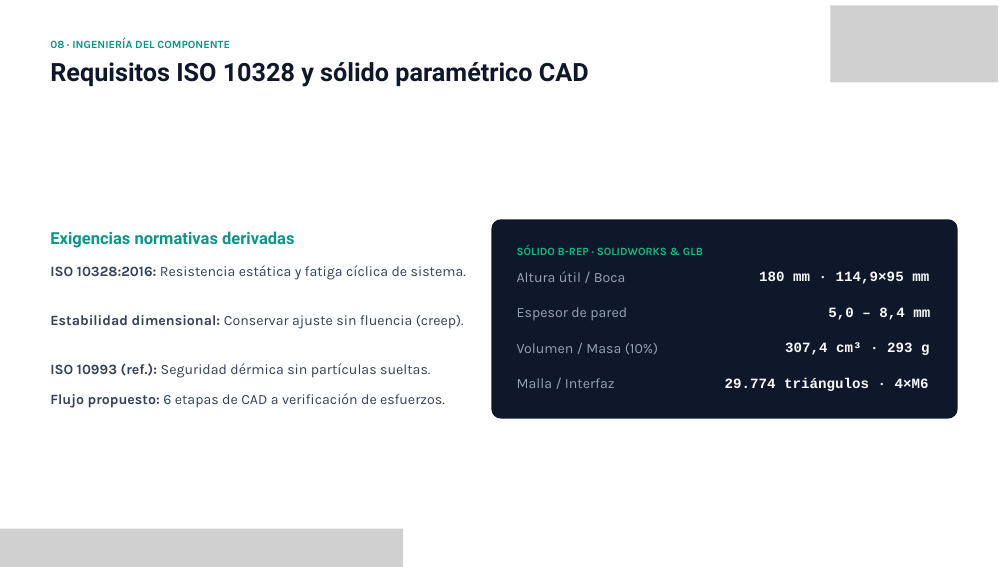
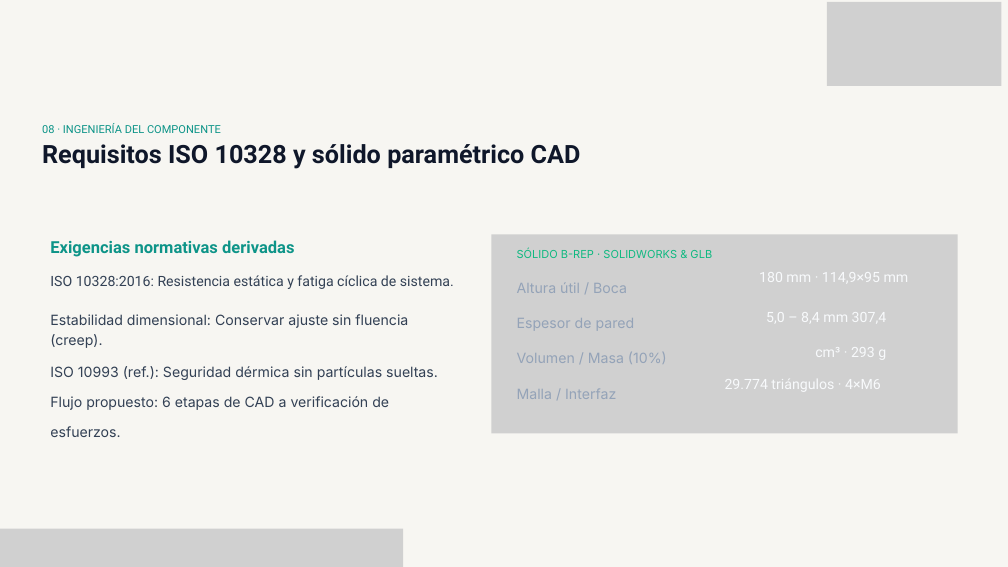
Before and after one commit to ivandavbejarano-coder/AMBIENTE_DESARROLLO, a slide deck: slide 9 of descargas/PRESENTACION_PIROLISIS_RCB_UAO_2026.pptx. Drawn at 1008x567 pixels with LibreOffice and Linux fonts; fonts in the diff are those of the drawing; grey boxes stand for pictures. Boxes give left, top, right and bottom in pixels: in the first picture for what was removed or moved away, otherwise in the second. Text is boxed around its words. In the diff, an @@ line names an element or a change of style, - is before the commit and + after.

```diff
--- a/descargas/PRESENTACION_PIROLISIS_RCB_UAO_2026.pptx
+++ b/descargas/PRESENTACION_PIROLISIS_RCB_UAO_2026.pptx
@@ background #FFFFFF to #F7F6F2 @@
@@ picture at (827, 2, 1001, 86): rotation 180 to 0 degrees; outline redrawn @@
@@ text removed at (50, 38, 230, 48) @@
-08 · INGENIERÍA DEL COMPONENTE
@@ text at (42, 123, 221, 133): paragraph added @@
+08 · INGENIERÍA DEL COMPONENTE
@@ text at (42, 144, 581, 169): line spacing 43.2pt to 47.3pt @@
@@ text "08 · INGENIERÍA DEL COMPONENTE": place and size @@
-text "08 · INGENIERÍA DEL COMPONENTE" at (50, 62, 589, 87)
+text "08 · INGENIERÍA DEL COMPONENTE" at (42, 123, 581, 169)
@@ text "Exigencias normativas derivadas": place and size @@
-text "Exigencias normativas derivadas" at (50, 265, 466, 280)
+text "Exigencias normativas derivadas" at (50, 240, 454, 289)
@@ text removed at (50, 231, 294, 248) @@
-Exigencias normativas derivadas
@@ freeform shape removed at (491, 219, 958, 418) @@
@@ picture added at (491, 234, 958, 433) @@
@@ text at (50, 240, 294, 257): paragraph added @@
+Exigencias normativas derivadas
@@ text removed at (517, 245, 703, 255) @@
-SÓLIDO B-REP · SOLIDWORKS & GLB
@@ text added at (517, 250, 712, 399), 20.2 pt, text #94A3B8 @@
+SÓLIDO B-REP · SOLIDWORKS & GLB
+Altura útil / Boca
+Espesor de pared
+Volumen / Masa (10%)
+Malla / Interfaz
@@ text "180 mm · 114,9×95 mm" at (759, 272, 909, 282): font Courier New to Roboto, bold off; line spacing 24.3pt to 28.3pt @@
@@ text at (50, 275, 454, 289): font Karla to Roboto in "ISO 10328:2016: Resistencia estática y fatiga cíclica ..."; bold off in "ISO 10328:2016:"; line spacing 24.3pt to 45.8pt @@
@@ text removed at (517, 271, 626, 282) @@
-Altura útil / Boca
@@ text "Estabilidad dimensional: Conservar ajuste sin ..." at (50, 314, 408, 348): font Karla to Inter; bold off in "Estabilidad dimensional:"; line spacing 24.3pt to 28.3pt @@
@@ text removed at (517, 307, 627, 320) @@
-Espesor de pared
@@ text at (766, 312, 887, 358): text changed; font Courier New to Roboto; bold off @@
-5,0 – 8,4 mm
+5,0 – 8,4 mm 307,4 cm³ · 293 g
@@ text removed at (517, 343, 658, 355) @@
-Volumen / Masa (10%)
@@ text removed at (785, 342, 929, 357) @@
-307,4 cm³ · 293 g
@@ text at (50, 366, 438, 410): text changed; font Karla to Inter @@
-Flujo propuesto: 6 etapas de CAD a verificación de esfuerzos.
+ISO 10993 (ref.): Seguridad dérmica sin partículas sueltas. Flujo propuesto: 6 etapas de CAD a verificación de esfuerzos.
@@ text removed at (50, 363, 430, 378) @@
-ISO 10993 (ref.): Seguridad dérmica sin partículas sueltas.
@@ text removed at (517, 378, 615, 388) @@
-Malla / Interfaz
@@ text "29.774 triángulos · 4×M6" at (725, 379, 881, 391): font Courier New to Roboto, bold off; line spacing 24.3pt to 28.3pt @@
```
Also in this commit, not shown: 15 other slides changed, 1 other file.
